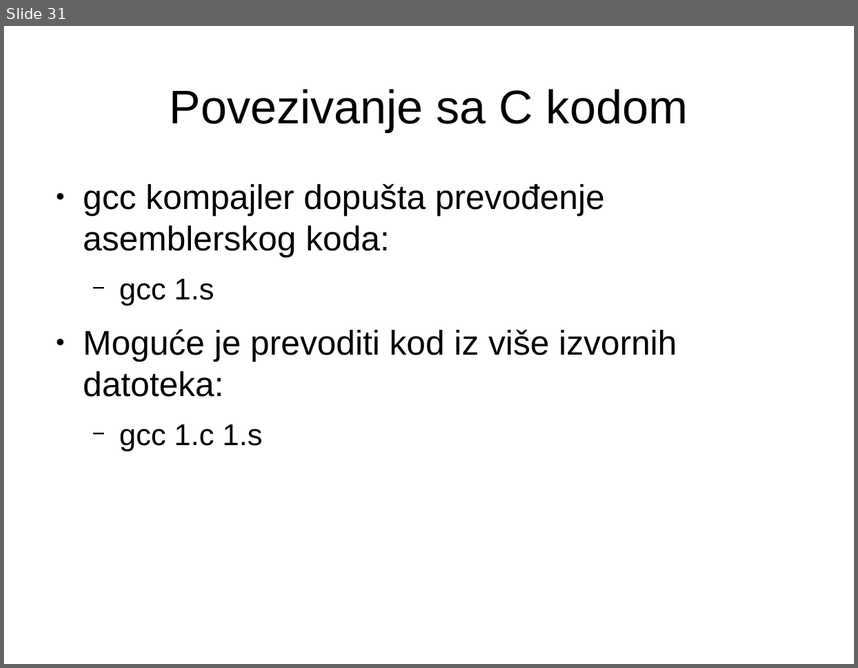
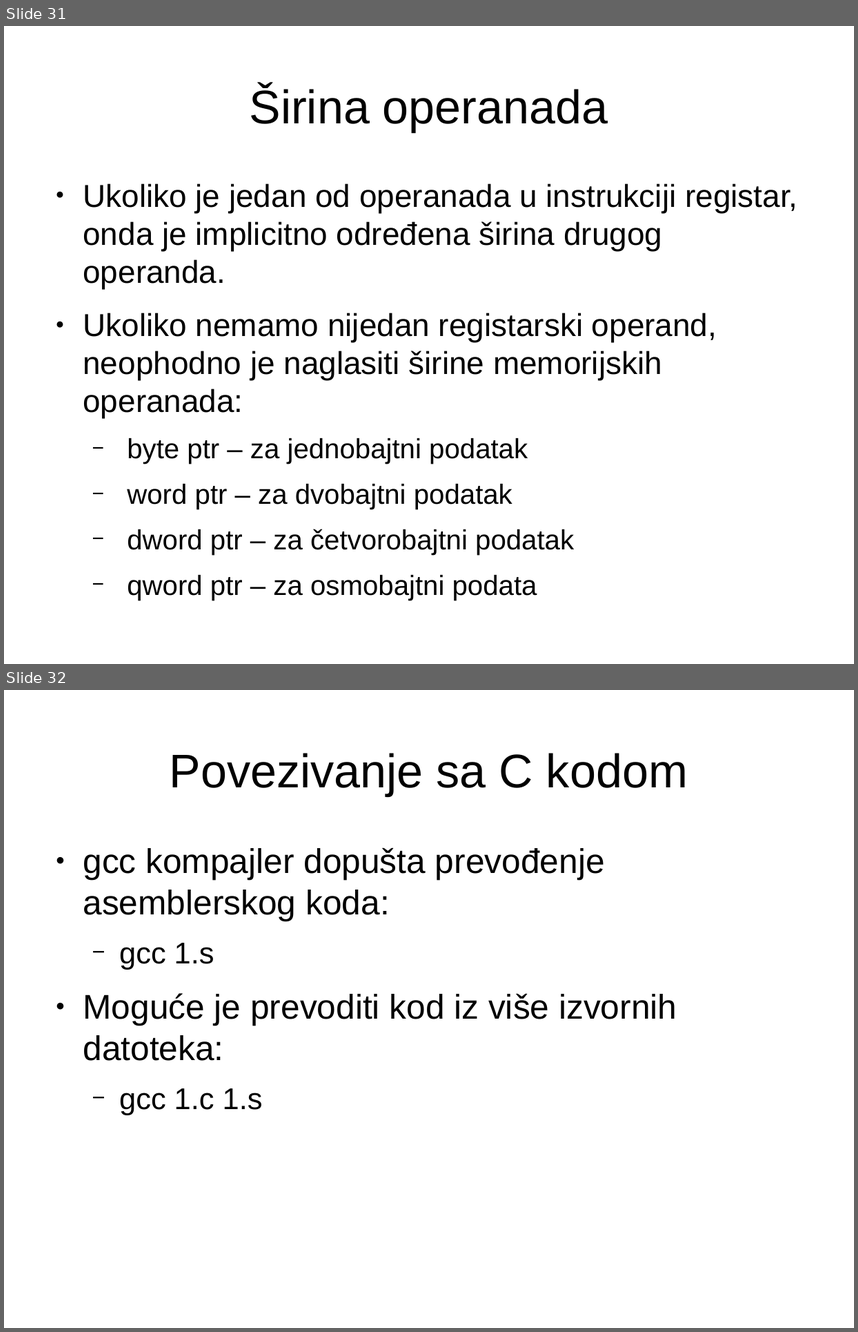
Before and after one commit to NikolaMilev/assembler-prezentacije, a slide deck: cas01/prez.odp. Shown one above the other, each under a label of ours: slide 31 before the commit, slides 31 and 32 after it. The pictures are 858x668 and 858x1332 pixels, drawn with LibreOffice and Linux fonts; fonts in the diff are those of the drawing. Boxes give left, top, right and bottom in pixels: in the first picture for what was removed or moved away, otherwise in the second. Text is boxed around its words. In the diff, an @@ line names an element or a change of style, - is before the commit and + after.

Commit message:
Zavrsen podsetnik. Dodao informacije o eksplicitnom navodjenju sirine operanda

```diff
--- a/cas01/prez.odp
+++ b/cas01/prez.odp
@@ slide 31 added at (4,26,854,664), background #FFFFFF @@
@@ title added at (250,85,608,132), 44 pt, text #000000 @@
+Širina operanada
@@ text added at (83,183,797,600), 29.6 pt, text #000000 @@
+● Ukoliko je jedan od operanada u instrukciji registar, onda je implicitno određena širina drugog operanda.
+● Ukoliko nemamo nijedan registarski operand, neophodno je naglasiti širine memorijskih operanada:
+  − byte ptr – za jednobajtni podatak
+  − word ptr – za dvobajtni podatak
+  − dword ptr – za četvorobajtni podatak
+  − qword ptr – za osmobajtni podata
@@ what was slide 31 is now slide 32 @@
```
Also in this commit, not shown: 8 other files.
